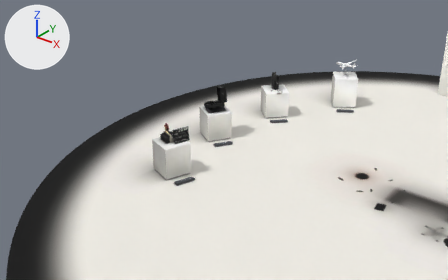
The glTF model public/models/musee.glb, before and after one commit.
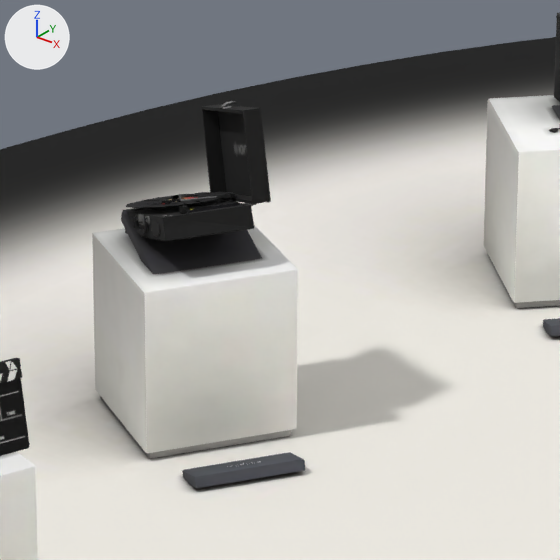
Old and new are each drawn from a camera (50 mm lens) standing at (3.93, -12.39, 7.57) and looking at (-5.74, -0.3, 0.07) and again close up on the part from 41% to 61% of the width and 25% to 56% of the height. Lighting does not change. The marker at upper left points along +X, +Y and +Z. The first two pictures are the older version. Vertices at exactly the same position are counted once.

The scene before the commit, as lines of its bpy script (objects in view):
```python
me_st_jeux_mesh = bpy.data.meshes.new('St_jeux_mesh')
me_st_jeux_mesh.from_pydata(...)  # 6432 vertices, 12774 faces; spans x -6.281..-5.102, y 1.559..2.715, z -0.02..1.234
me_st_jeux_mesh.materials.append(mat_m1_baked)  # picture img_m1_day
me_st_musique_mesh = bpy.data.meshes.new('St_musique_mesh')
me_st_musique_mesh.from_pydata(...)  # 3834 vertices, 6492 faces; spans x -6.676..-5.465, y -0.684..0.371, z -0.02..1.473
me_st_musique_mesh.materials.append(mat_m1_baked)  # picture img_m1_day
me_st_projecteur_mesh = bpy.data.meshes.new('St_projecteur_mesh')
me_st_projecteur_mesh.from_pydata(...)  # 4646 vertices, 9262 faces; spans x -6.148..-4.957, y -2.883..-1.98, z -0.02..1.246
me_st_projecteur_mesh.materials.append(mat_m1_baked)  # picture img_m1_day
ob_st_jeux = bpy.data.objects.new('St_jeux', me_st_jeux_mesh)
ob_st_jeux.location = (0.0, 0.0, 0.0)
ob_st_musique = bpy.data.objects.new('St_musique', me_st_musique_mesh)
ob_st_musique.location = (0.0, 0.0, 0.0)
ob_st_projecteur = bpy.data.objects.new('St_projecteur', me_st_projecteur_mesh)
ob_st_projecteur.location = (0.0, 0.0, 0.0)
# also in view: 'MFloor' at (0.0, 0.0, 0.0)
```
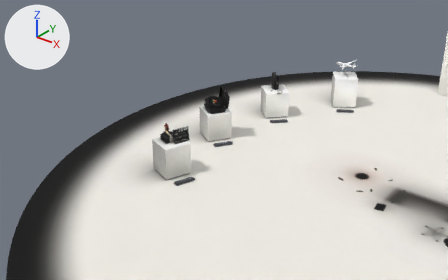
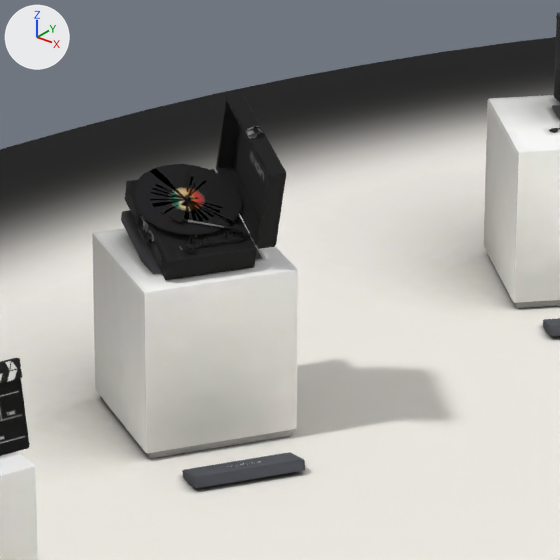
Edits to the bpy script that builds the scene:
```text
Change me_st_musique_mesh:
    used by ob_st_musique; location = (0.0, 0.0, 0.0)
    remove me_st_musique_mesh.from_pydata(...)  # 3834 vertices, 6492 faces; spans x -6.676..-5.465, y -0.684..0.371, z -0.02..1.473
    add me_st_musique_mesh.from_pydata(...)  # 3800 vertices, 6441 faces; spans x -6.676..-5.465, y -0.684..0.371, z -0.02..1.465
    me_st_musique_mesh part 1: the loose piece of 56 vertices spanning x -6.453..-5.855, y -0.078..0.324, z 0.918..1.473 is rebuilt with 55 vertices and now spans x -6.293..-5.691, y -0.172..0.227, z 0.906..1.465
    me_st_musique_mesh part 2: the loose piece of 38 vertices spanning x -6.559..-5.871, y -0.449..0.188, z 0.82..1.086 is rebuilt with 46 vertices and now spans x -6.531..-5.844, y -0.465..0.172, z 0.809..1.078
    me_st_musique_mesh part 3: 40 loose pieces with 1403 vertices, spanning x -6.531..-5.906, y -0.422..0.211, z 0.855..1.418, are deleted
    me_st_musique_mesh part 4: 1926 vertices removed from x -6.523..-5.973, y -0.355..0.152, z 0.91..1.098; 3289 vertices added at x -6.531..-5.852, y -0.438..0.168, z 0.848..1.445
    other edits to the shape of me_st_musique_mesh do not show in these pictures
```

Location of each change, (x1, y1, x2, y2) in pixels of the close-ups (560 x 560 px; the box of a moved part takes in the faces that stretch with it):
'St_musique', reshaped
    before: (92, 101, 305, 489)
    after: (92, 93, 305, 489)
part 1 of me_st_musique_mesh, rebuilt (55% taller)
    before: (201, 104, 271, 204)
    after: (216, 93, 286, 249)
part 2 of me_st_musique_mesh, rebuilt (160% taller)
    before: (123, 199, 254, 241)
    after: (124, 169, 256, 280)
part 3 of me_st_musique_mesh, deleted
    before: (128, 101, 256, 237)
part 4 of me_st_musique_mesh, moved or reshaped
    before: (126, 191, 239, 236)
    after: (128, 126, 265, 268)
